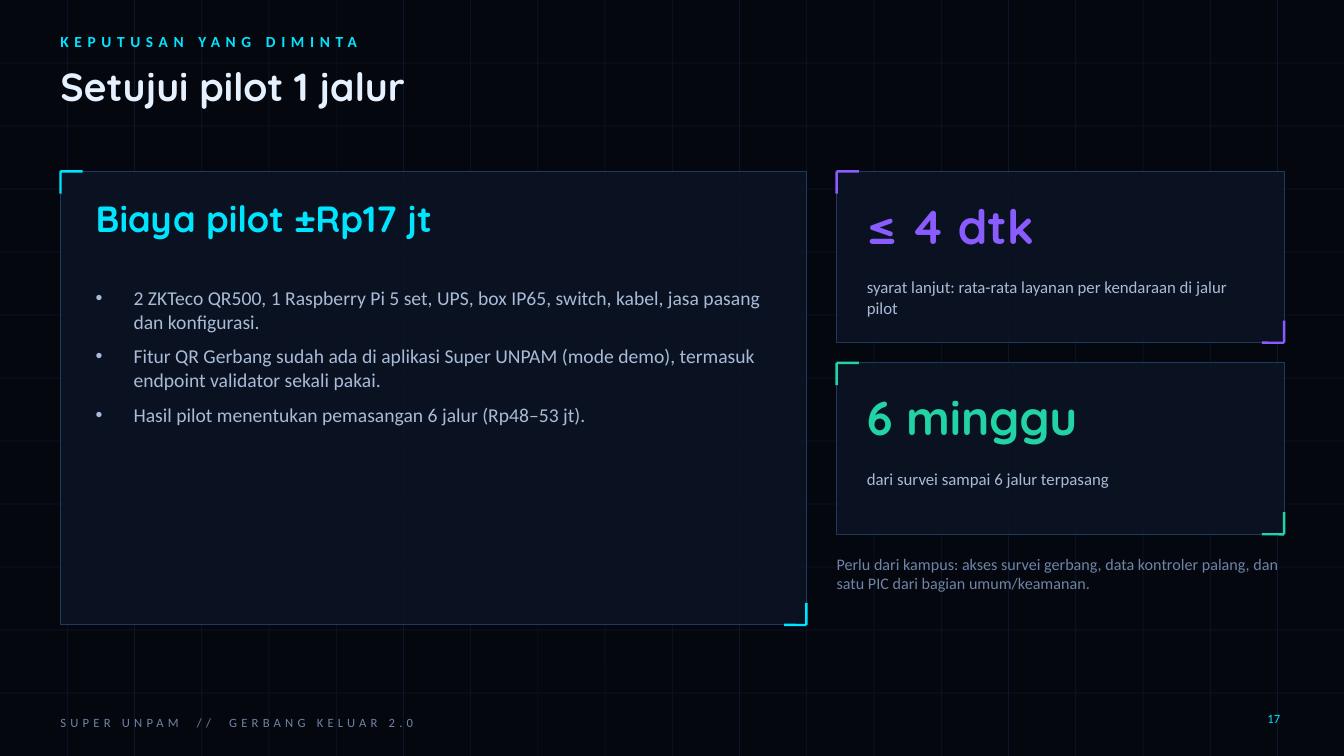
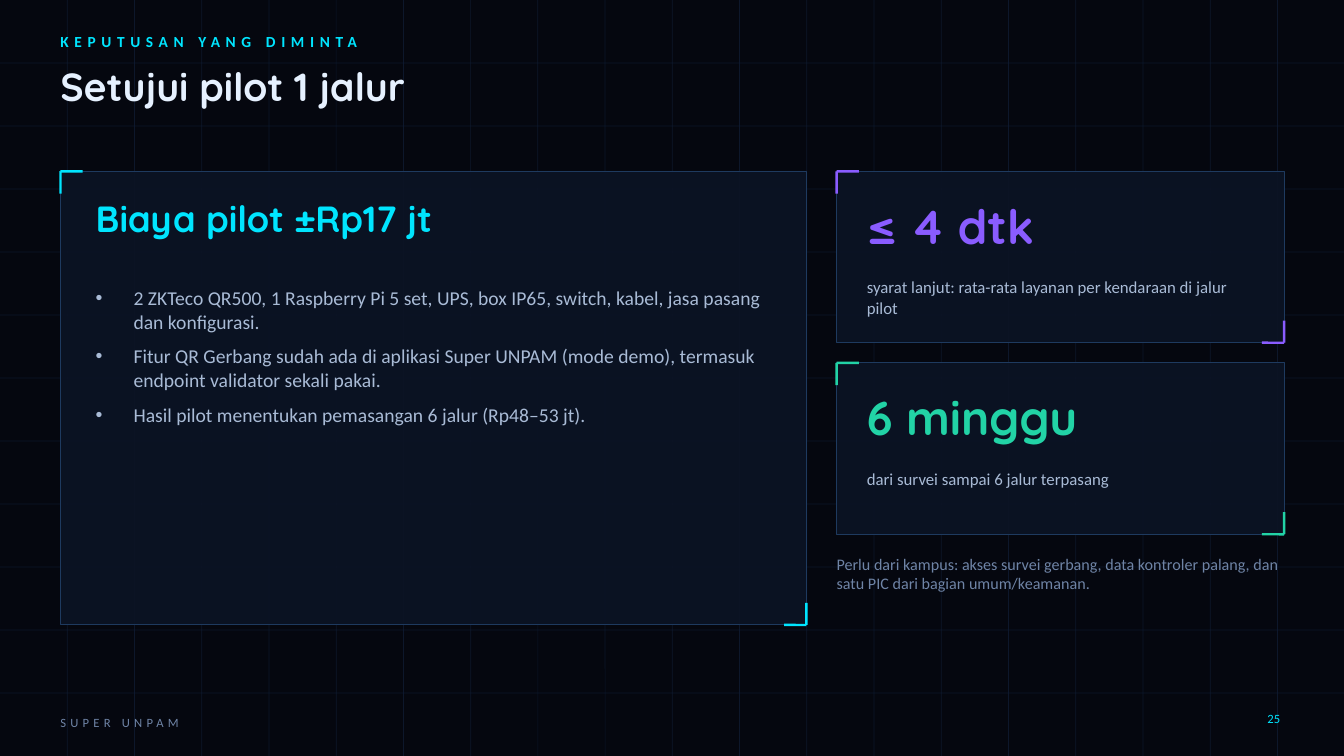
Before and after one commit to DSKPutra/super-unpam, a slide deck: slide 25 of docs/Analisis-Gerbang-Keluar-Super-UNPAM-v2.pptx (slide 17 before the commit). Drawn at 1344x756 pixels with LibreOffice and Linux fonts; fonts in the diff are those of the drawing; background and template pictures are left out. Boxes give left, top, right and bottom in pixels: in the first picture for what was removed or moved away, otherwise in the second. Text is boxed around its words. In the diff, an @@ line names an element or a change of style, - is before the commit and + after.

```diff
--- a/docs/Analisis-Gerbang-Keluar-Super-UNPAM-v2.pptx
+++ b/docs/Analisis-Gerbang-Keluar-Super-UNPAM-v2.pptx
@@ text at (60,719,179,727): text changed @@
-SUPER UNPAM // GERBANG KELUAR 2.0
+SUPER UNPAM
@@ page number at (1267,714,1280,723): text changed @@
-17
+25
```
Also in this commit, not shown: 17 other slides changed, 8 slides added.
